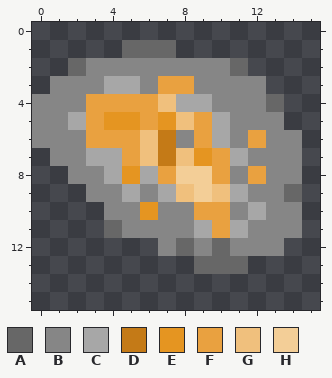
A pixel-art file gets an edit: Games/2023GameOff/Assets/Sprites/ores/IronOre_1.aseprite. Above: the version before the commit.
16x16 pixels, 1 frame.
Palette (. is transparent): A #676767  B #868686  C #a7a7a7  D #c47a17  E #e59521  F #e9a140  G #f0c07d  H #f3ce97
After:
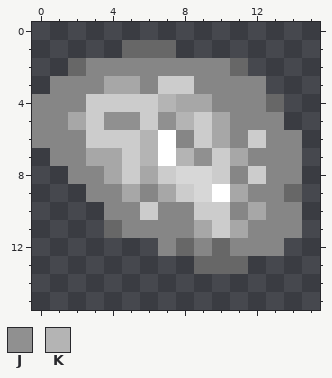
Colours new in this view: J #909090  K #b4b4b4
Diff:
@@ palette @@
-D #c47a17
+D #ffffff
-F #e9a140
+F #cccccc
-H #f3ce97
+H #d7d7d7
@@ x 2..12 @@
  3 BBCCBFFBBBB
- 4 BFFFFGCCBBB
- 5 CFEEFEGFCBB
- 6 BFFFGDBFCBF
- 7 BCCFGDGEFCB
- 8 BBCECFHHFBF
- 9 .BBCBCGHGCB
-10 ..BBEBBFFBC
+ 4 BFFFFKCCBBB
+ 5 CFJJFJKFCBB
+ 6 BFFFKDBFCBF
+ 7 BCCFKDKJFCB
+ 8 BBCFCFHHFBF
+ 9 .BBCBCFHDCB
+10 ..BBFBBFFBC
 11 ..ABBBBCFCB
Changed places in both pictures, as pixel boxes (x1, y1, x2, y2):
changed: (86, 76, 266, 238)
